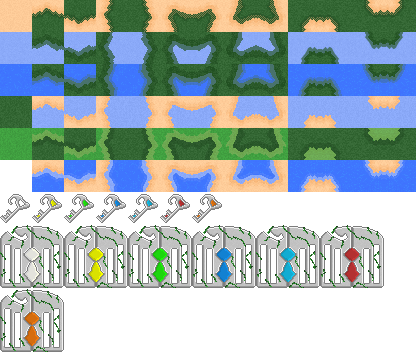
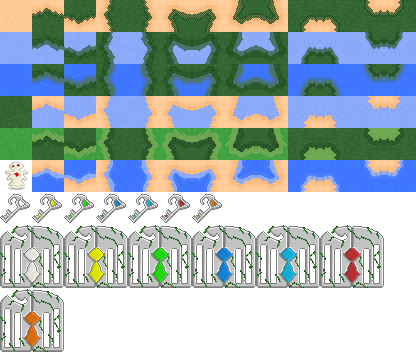
Layers edited between the first and the second 416×352 image:
added layer "Front" above "folhagem copy 6" over <box>5,162,28,190</box>
